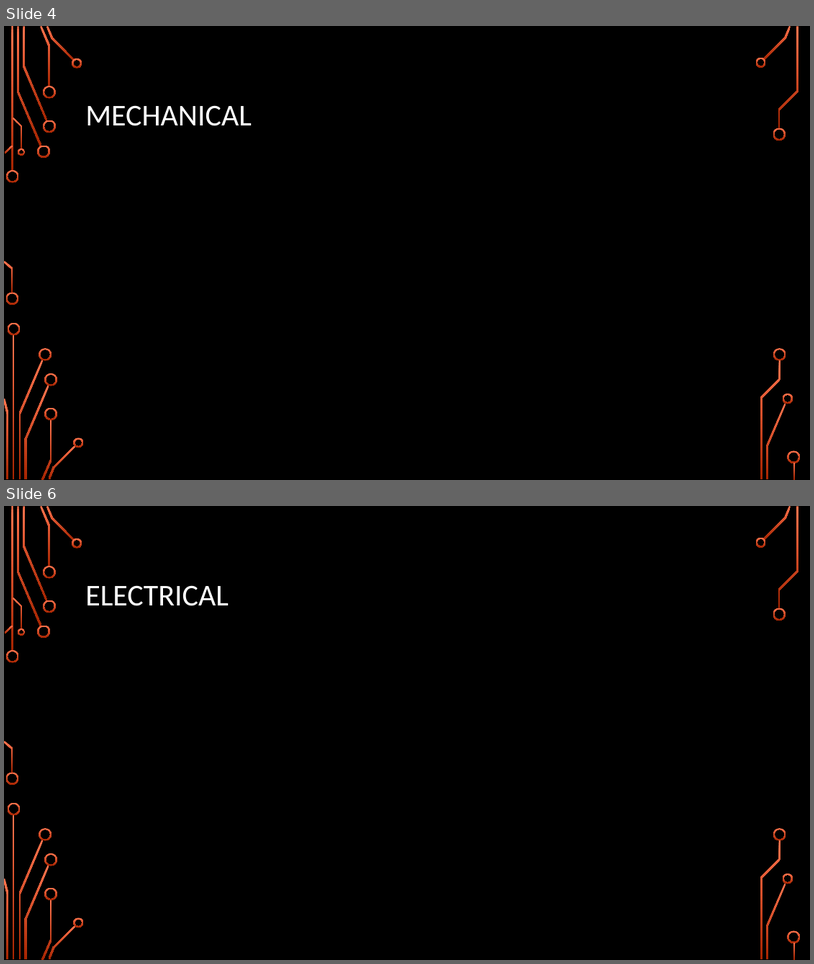
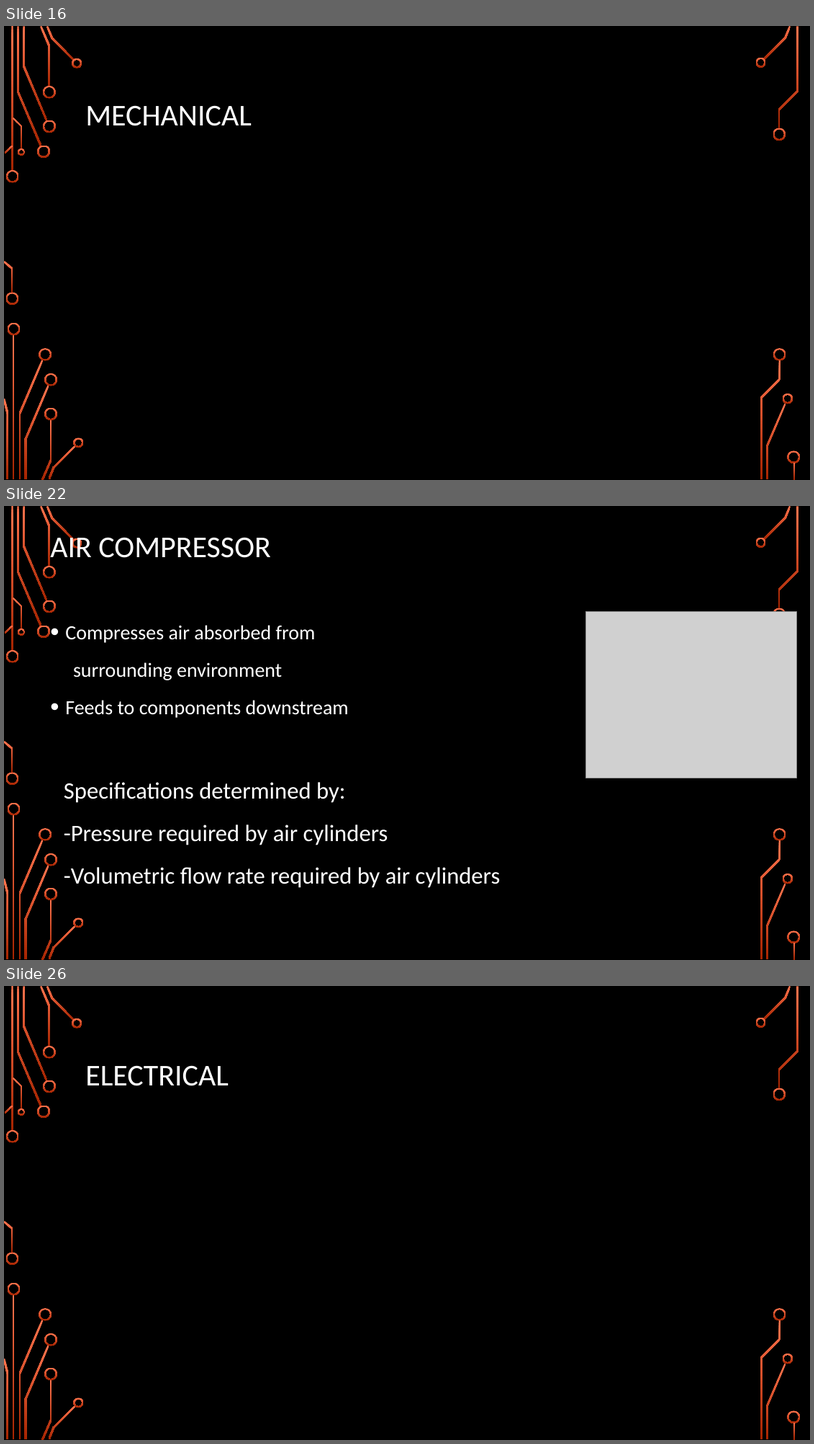
Before and after one commit to Logiant/AgileRoboticControls, a slide deck: Documentation/Presentation/Design Presentation/Design Presentation.pptx. Shown one above the other, each under a label of ours: slides 4 and 6 before the commit, slides 16, 22 and 26 after it; the slides between them are not shown. The pictures are 814x964 and 814x1444 pixels, drawn with LibreOffice and Linux fonts; fonts in the diff are those of the drawing; grey boxes stand for pictures; background and template pictures are left out. Boxes give left, top, right and bottom in pixels: in the first picture for what was removed or moved away, otherwise in the second. Text is boxed around its words. In the diff, an @@ line names an element or a change of style, - is before the commit and + after.

```diff
--- a/Documentation/Presentation/Design Presentation/Design Presentation.pptx
+++ b/Documentation/Presentation/Design Presentation/Design Presentation.pptx
@@ slide 22 added at (4,506,810,960), background picture (left out); not listed: 36 template elements that a slide beside it also shows @@
@@ title added at (50,533,270,558), 36 pt, text #FFFFFF @@
+AIR COMPRESSOR
@@ picture added at (586,611,797,777) @@
@@ text added at (65,625,349,718), 24 pt, text #FFFFFF @@
+• Compresses air absorbed from
+surrounding environment
+• Feeds to components downstream
@@ text added at (64,782,501,888), 28 pt, text #FFFFFF @@
+Specifications determined by:
+-Pressure required by air cylinders
+-Volumetric flow rate required by air cylinders
@@ what was slide 4 is now slide 16 @@
@@ what was slide 6 is now slide 26 @@
```
Also in this commit, not shown: 1 slide changed, 20 other slides added, 1 slide removed.
